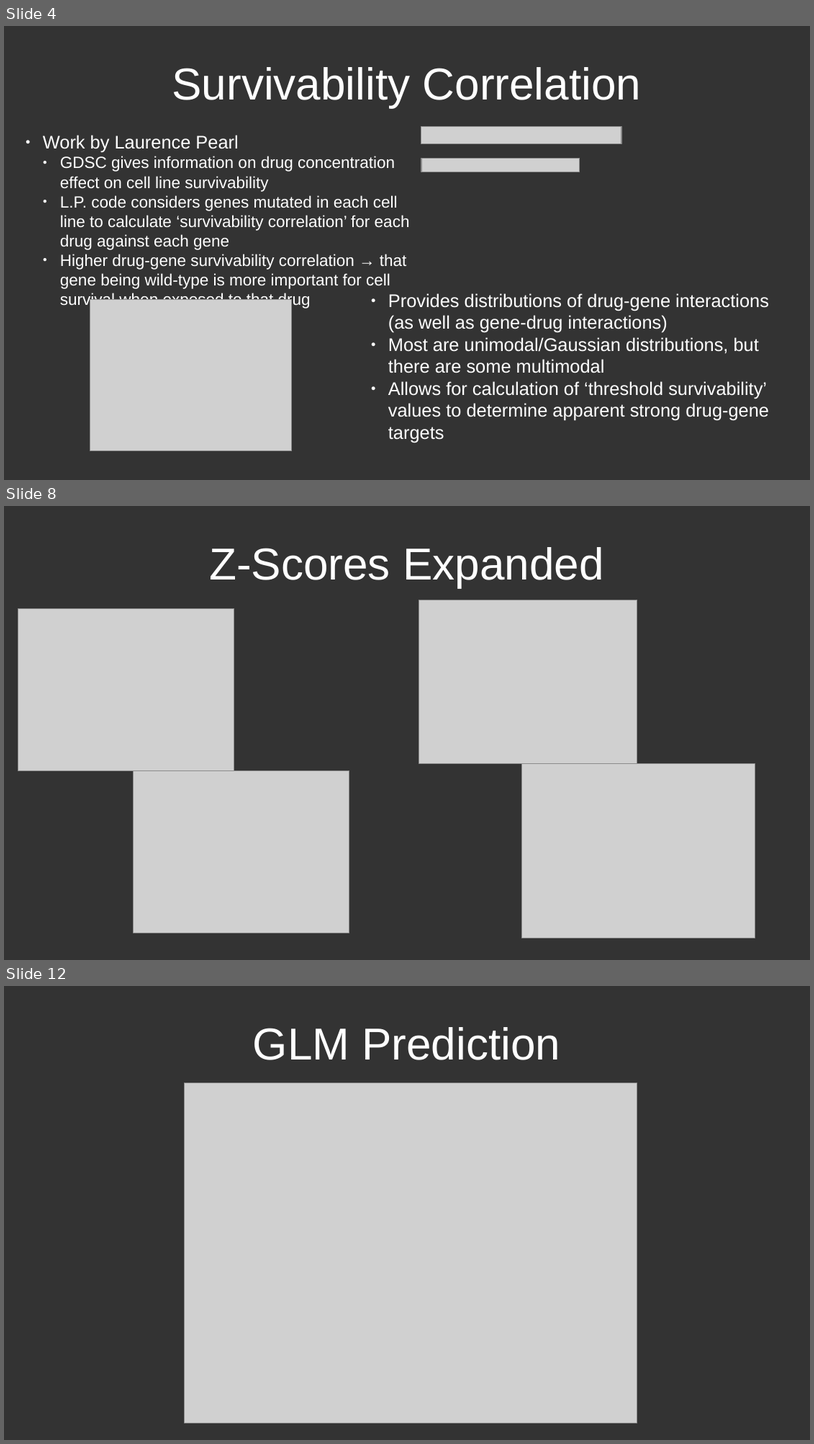
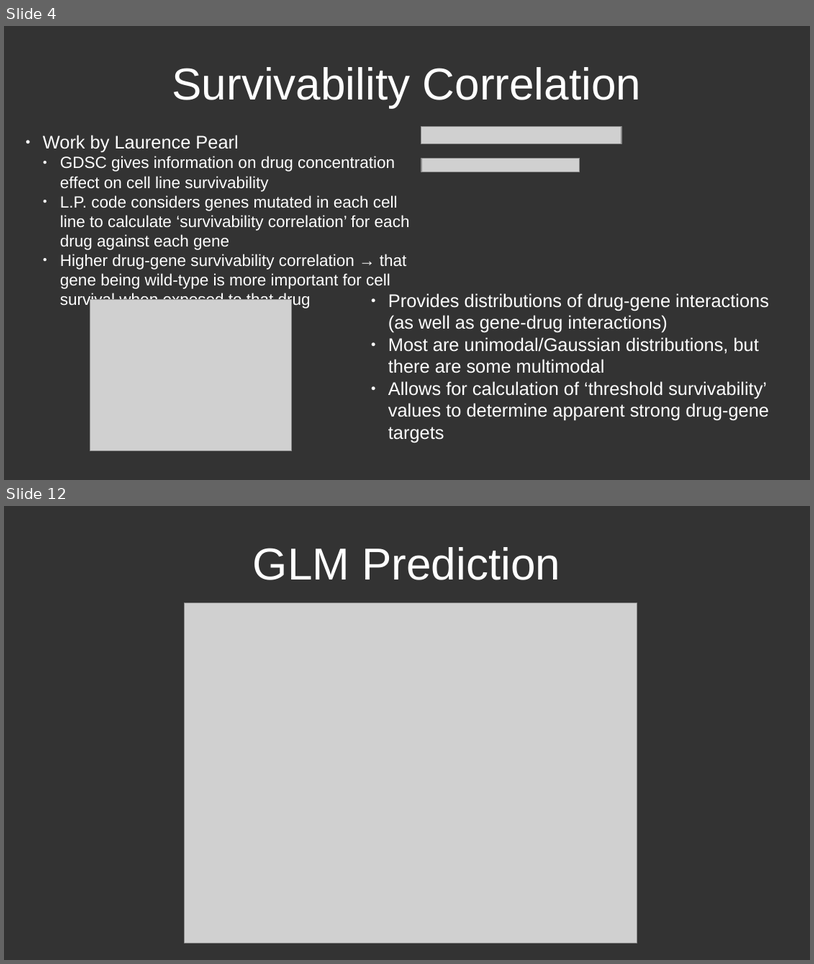
Before and after one commit to CDR-Clueless/GDSC-DrugBank-Search, a slide deck: General GDSC presentation.odp. Shown one above the other, each under a label of ours: slides 4, 8 and 12 before the commit, slides 4 and 12 after it; the slides between them are not shown. The pictures are 814x1444 and 814x964 pixels, drawn with LibreOffice and Linux fonts; fonts in the diff are those of the drawing; grey boxes stand for pictures. Boxes give left, top, right and bottom in pixels: in the first picture for what was removed or moved away, otherwise in the second. Text is boxed around its words. In the diff, an @@ line names an element or a change of style, - is before the commit and + after.

```diff
--- a/General GDSC presentation.odp
+++ b/General GDSC presentation.odp
@@ slide 8 removed at bbox=[4, 506, 810, 960], background #333333 @@
@@ title removed at bbox=[209, 547, 604, 587] @@
-Z-Scores Expanded
@@ picture removed at bbox=[18, 608, 234, 770] @@
@@ picture removed at bbox=[419, 600, 638, 764] @@
@@ picture removed at bbox=[523, 764, 756, 939] @@
@@ picture removed at bbox=[134, 771, 350, 933] @@
```
Also in this commit, not shown: 1 slide changed, 7 slides added, 5 other slides removed, 3 other files.
